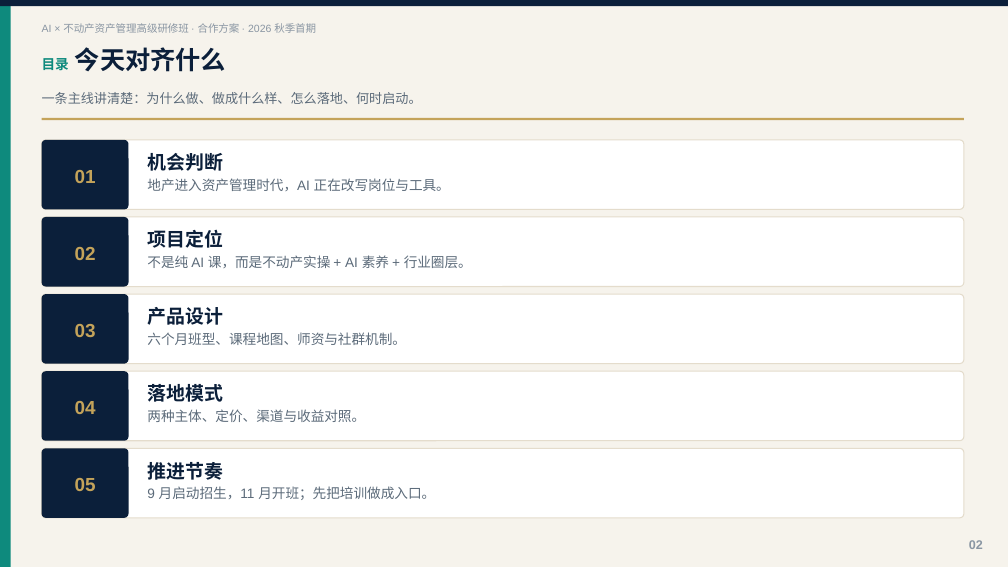
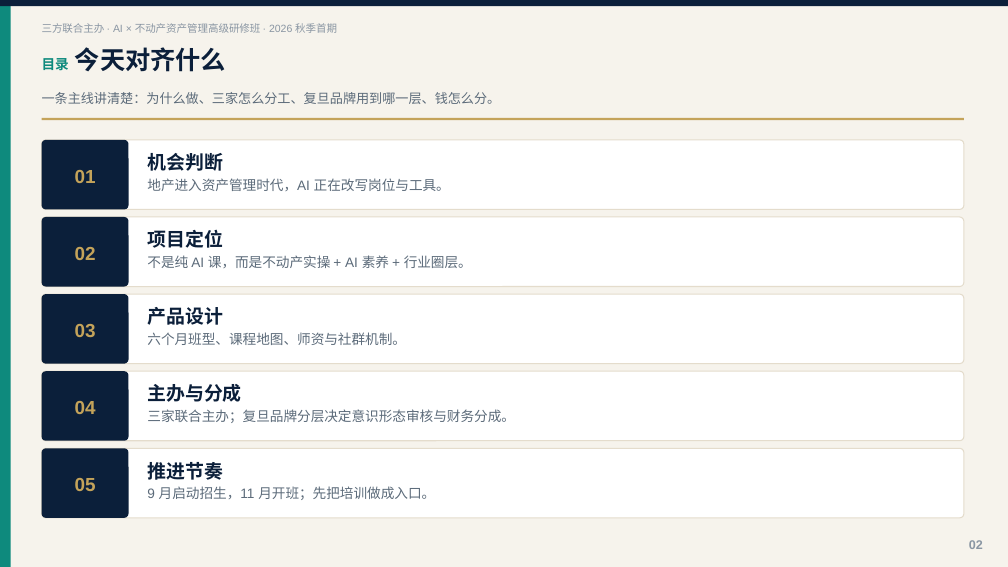
Before and after one commit to hujigang2010-maker/AIDEN, a slide deck: slide 2 of output/AI+不动产资产管理高级研修班_合作方案.pptx. Drawn at 1008x567 pixels with LibreOffice and Linux fonts; fonts in the diff are those of the drawing. Boxes give left, top, right and bottom in pixels: in the first picture for what was removed or moved away, otherwise in the second. Text is boxed around its words. In the diff, an @@ line names an element or a change of style, - is before the commit and + after.

```diff
--- a/output/AI+不动产资产管理高级研修班_合作方案.pptx
+++ b/output/AI+不动产资产管理高级研修班_合作方案.pptx
@@ text at (x1=42, y1=23, x2=337, y2=33): text changed @@
-AI × 不动产资产管理高级研修班 · 合作方案 · 2026 秋季首期
+三方联合主办 · AI × 不动产资产管理高级研修班 · 2026 秋季首期
@@ text at (x1=42, y1=92, x2=501, y2=104): text changed @@
-一条主线讲清楚：为什么做、做成什么样、怎么落地、何时启动。
+一条主线讲清楚：为什么做、三家怎么分工、复旦品牌用到哪一层、钱怎么分。
@@ text at (x1=147, y1=384, x2=515, y2=423): text changed @@
-落地模式
-两种主体、定价、渠道与收益对照。
+主办与分成
+三家联合主办；复旦品牌分层决定意识形态审核与财务分成。
```
Also in this commit, not shown: 14 other slides changed, 4 slides added, 2 slides removed, 2 other files.
